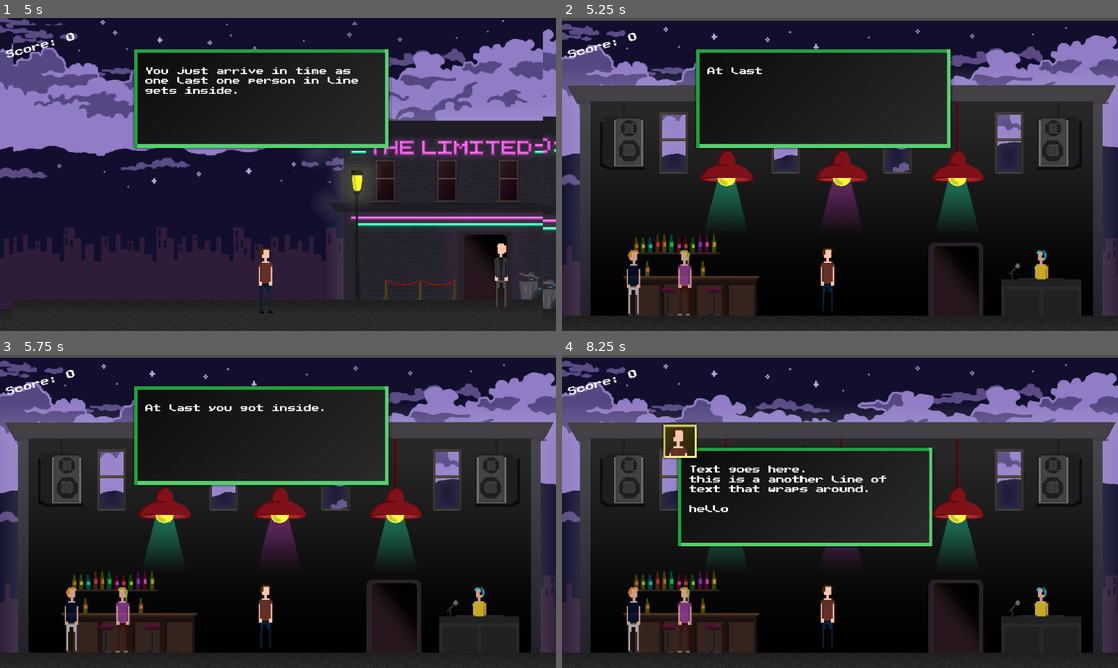
Above: before the commit, frames 1-4 (two rows, left to right).
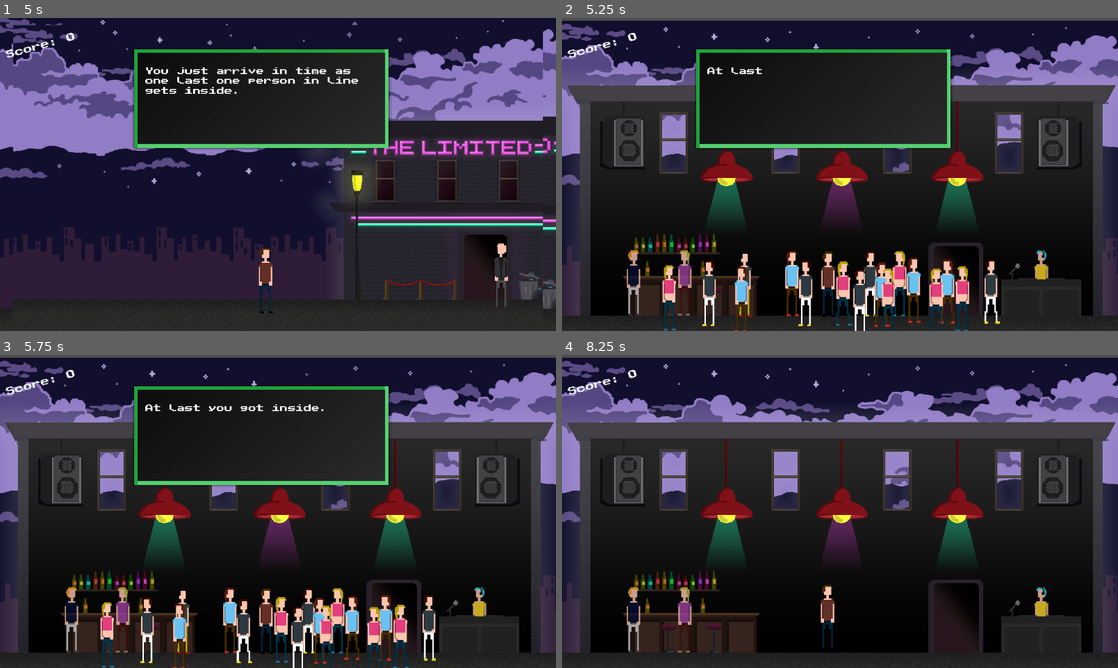
Above: after the commit, the same moments.

Repository: LudumSJB/The-Limited
Game: Godot game, scene res://scenes/MainMenu.tscn
Same seed, same stepped clock (60 frames per second), same inputs: the game is played once before the commit and once after it.
Inputs:
- Up to frame 1 (5 s): click "Play" at 0.5 s; tap Enter (ui_accept) at 1.25, 1.52, 2, 2.27, 2.75, 3.5, 3.77, 4.52 s; hold D (right) 1.28-2.78 s; tap Space (action_button) at 1.35, 2.85, 4.35 s; tap N (next_level) at 2.1, 3.6 s; hold A (left) 2.78-3.53 s; hold D (right) from 3.53 s (still down)
- Up to frame 2 (5.25 s): tap Enter (ui_accept) at 5 s; release D (right) at 5.03 s; hold A (left) from 5.03 s (still down); tap N (next_level) at 5.1 s
- Up to frame 3 (5.75 s): keep holding A (left); tap Enter (ui_accept) at 5.27 s
- Up to frame 4 (8.25 s): release A (left) at 5.78 s; hold D (right) 5.78-6.53 s; tap Space (action_button) at 5.85, 7.35 s; hold A (left) 6.53-8.03 s; tap N (next_level) at 6.6, 8.1 s; tap Enter (ui_accept) at 6.77, 7.25, 7.52 s; hold D (right) from 8.03 s (still down)

Frame 1 is identical in both runs. In frame 2, 5.4% of the frame differs, in the area x 18-79%, y 73-100%; in frame 3, 5.4%; in frame 4, 6.5%, in the area x 18-67%, y 22-62%.
Error in both runs: Attempt to call function 'get_as_text' in base 'null instance' on a null instance. (res://scripts/dialog_system.gd:96)

Commit message:
added dancers

Diff:
--- /dev/null
+++ b/anims/bartender_anim.tres
@@ -0,0 +1,27 @@
+[gd_resource type="SpriteFrames" load_steps=4 format=3 uid="uid://eadb8pay2qnx"]
+
+[ext_resource type="Texture2D" uid="uid://cd761hdodo3jw" path="res://assets/images/barman_1.png" id="1_4a13m"]
+[ext_resource type="Texture2D" uid="uid://c7iaxl4j7kwm5" path="res://assets/images/barman_2.png" id="2_q0pa3"]
+[ext_resource type="Texture2D" uid="uid://c2sweu4ag0ynq" path="res://assets/images/barman_3.png" id="3_cokml"]
+
+[resource]
+animations = [{
+"frames": [{
+"duration": 1.0,
+"texture": ExtResource("1_4a13m")
+}],
+"loop": true,
+"name": &"default",
+"speed": 5.0
+}, {
+"frames": [{
+"duration": 1.0,
+"texture": ExtResource("2_q0pa3")
+}, {
+"duration": 1.0,
+"texture": ExtResource("3_cokml")
+}],
+"loop": true,
+"name": &"throw",
+"speed": 5.0
+}]
--- /dev/null
+++ b/anims/dancer_animations.tres
@@ -0,0 +1,92 @@
+[gd_resource type="SpriteFrames" load_steps=13 format=3 uid="uid://b2wnbmmxmwmt5"]
+
+[ext_resource type="Texture2D" uid="uid://djf84h03cgupx" path="res://assets/images/dancer1_1.png" id="1_nmq88"]
+[ext_resource type="Texture2D" uid="uid://bp3u4jxnd832c" path="res://assets/images/dancer1_2.png" id="2_w4qbp"]
+[ext_resource type="Texture2D" uid="uid://dcc5hf01kltm4" path="res://assets/images/dancer1_3.png" id="3_4r6bv"]
+[ext_resource type="Texture2D" uid="uid://cf3fvoiffp7tw" path="res://assets/images/dancer1_4.png" id="4_dg46j"]
+[ext_resource type="Texture2D" uid="uid://b70vljwukkj3r" path="res://assets/images/dancer2_1.png" id="5_oaqgq"]
+[ext_resource type="Texture2D" uid="uid://hu2jjsolx0l" path="res://assets/images/dancer2_2.png" id="6_al0w5"]
+[ext_resource type="Texture2D" uid="uid://btmafm0gwggru" path="res://assets/images/dancer2_3.png" id="7_bvv20"]
+[ext_resource type="Texture2D" uid="uid://ccvwvgkcjjy2w" path="res://assets/images/dancer2_4.png" id="8_x0kce"]
+[ext_resource type="Texture2D" uid="uid://byph0tlt2ofua" path="res://assets/images/dancer3_1.png" id="9_m5tn5"]
+[ext_resource type="Texture2D" uid="uid://bhh5w8e4o2xsh" path="res://assets/images/dancer3_2.png" id="10_ui6os"]
+[ext_resource type="Texture2D" uid="uid://ocdr2twopii2" path="res://assets/images/dancer3_3.png" id="11_5dyyb"]
+[ext_resource type="Texture2D" uid="uid://cf2uketrjhf1p" path="res://assets/images/dancer3_4.png" id="12_iewlv"]
+
+[resource]
+animations = [{
+"frames": [{
+"duration": 1.0,
+"texture": ExtResource("1_nmq88")
+}, {
+"duration": 1.0,
+"texture": ExtResource("2_w4qbp")
+}, {
+"duration": 1.0,
+"texture": ExtResource("3_4r6bv")
+}, {
+"duration": 1.0,
+"texture": ExtResource("4_dg46j")
+}],
+"loop": true,
+"name": &"dance1",
+"speed": 5.0
+}, {
+"frames": [{
+"duration": 1.0,
+"texture": ExtResource("5_oaqgq")
+}, {
+"duration": 1.0,
+"texture": ExtResource("6_al0w5")
+}, {
+"duration": 1.0,
+"texture": ExtResource("7_bvv20")
+}, {
+"duration": 1.0,
+"texture": ExtResource("8_x0kce")
+}],
+"loop": true,
+"name": &"dance2",
+"speed": 5.0
+}, {
+"frames": [{
+"duration": 1.0,
+"texture": ExtResource("9_m5tn5")
+}, {
+"duration": 1.0,
+"texture": ExtResource("10_ui6os")
+}, {
+"duration": 1.0,
+"texture": ExtResource("11_5dyyb")
+}, {
+"duration": 1.0,
+"texture": ExtResource("12_iewlv")
+}],
+"loop": true,
+"name": &"dance3",
+"speed": 5.0
+}, {
+"frames": [{
+"duration": 1.0,
+"texture": ExtResource("1_nmq88")
+}],
+"loop": true,
+"name": &"idle",
+"speed": 5.0
+}, {
+"frames": [{
+"duration": 1.0,
+"texture": ExtResource("5_oaqgq")
+}],
+"loop": true,
+"name": &"idle2",
+"speed": 5.0
+}, {
+"frames": [{
+"duration": 1.0,
+"texture": ExtResource("9_m5tn5")
+}],
+"loop": true,
+"name": &"idle3",
+"speed": 5.0
+}]
--- /dev/null
+++ b/scenes/bartender.tscn
@@ -0,0 +1,6 @@
+[gd_scene load_steps=2 format=3 uid="uid://qoy2xxj38f17"]
+
+[ext_resource type="SpriteFrames" uid="uid://eadb8pay2qnx" path="res://anims/bartender_anim.tres" id="1_3omo3"]
+
+[node name="bartender" type="AnimatedSprite2D"]
+sprite_frames = ExtResource("1_3omo3")
--- /dev/null
+++ b/scenes/dancer_1.tscn
@@ -0,0 +1,7 @@
+[gd_scene load_steps=2 format=3 uid="uid://d1p7qrfx4wwiw"]
+
+[ext_resource type="SpriteFrames" uid="uid://b2wnbmmxmwmt5" path="res://anims/dancer_animations.tres" id="1_3pkp7"]
+
+[node name="dancer1" type="AnimatedSprite2D"]
+sprite_frames = ExtResource("1_3pkp7")
+animation = &"idle3"
--- a/scenes/dialog_system.tscn
+++ b/scenes/dialog_system.tscn
@@ -20,6 +20,7 @@
 position = Vector2(809, 230)
 
 [node name="Sprite2D" type="Sprite2D" parent="."]
+visible = false
 position = Vector2(506.5, 294.318)
 texture = ExtResource("2_urcba")
 metadata/_edit_group_ = true
--- a/scenes/level4.tscn
+++ b/scenes/level4.tscn
@@ -9,6 +9,8 @@
 [ext_resource type="AudioStream" uid="uid://wjrks27kv2mn" path="res://assets/sounds/music_placeholder3.wav" id="6_me5ut"]
 [ext_resource type="Texture2D" uid="uid://c81thoo78506x" path="res://assets/images/face_05.png" id="7_35eev"]
 [ext_resource type="PackedScene" uid="uid://brghk84aof61l" path="res://scenes/actionArea.tscn" id="7_pkq5q"]
+[ext_resource type="PackedScene" uid="uid://d1p7qrfx4wwiw" path="res://scenes/dancer_1.tscn" id="10_nbl1a"]
+[ext_resource type="PackedScene" uid="uid://qoy2xxj38f17" path="res://scenes/bartender.tscn" id="13_yv6qk"]
 
 [sub_resource type="RectangleShape2D" id="RectangleShape2D_fno7i"]
 size = Vector2(1179, 43)
@@ -22,9 +24,25 @@
 [node name="Sprite2D" type="Sprite2D" parent="."]
 position = Vector2(578, 338)
 texture = ExtResource("1_xiwl2")
+metadata/_edit_lock_ = true
+
+[node name="bartender" parent="." instance=ExtResource("13_yv6qk")]
+position = Vector2(383, 546)
+
+[node name="stander2" parent="." instance=ExtResource("10_nbl1a")]
+position = Vector2(480, 544)
+animation = &"idle2"
+
+[node name="stander7" parent="." instance=ExtResource("10_nbl1a")]
+position = Vector2(698, 545)
+flip_h = true
+
+[node name="stander8" parent="." instance=ExtResource("10_nbl1a")]
+position = Vector2(637, 545)
+animation = &"idle"
 
 [node name="player" parent="." instance=ExtResource("3_10s1h")]
-position = Vector2(551, 538)
+position = Vector2(552, 546)
 
 [node name="dialogSystem" parent="." instance=ExtResource("4_ym8v5")]
 dialogsPath = "res://dialogs/club_act1.json"
@@ -36,7 +54,7 @@
 metadata/_edit_group_ = true
 
 [node name="CollisionShape2D" type="CollisionShape2D" parent="StaticBody2D"]
-position = Vector2(578, 629)
+position = Vector2(580, 637)
 shape = SubResource("RectangleShape2D_fno7i")
 
 [node name="CollisionShape2D2" type="CollisionShape2D" parent="StaticBody2D"]
@@ -65,6 +83,75 @@
 monitoring = false
 label_text = "dance"
 
+[node name="dancer2" parent="." instance=ExtResource("10_nbl1a")]
+position = Vector2(726, 558)
+animation = &"dance2"
+autoplay = "dance2"
+
+[node name="stander3" parent="." instance=ExtResource("10_nbl1a")]
+position = Vector2(229, 573)
+
+[node name="dancer3" parent="." instance=ExtResource("10_nbl1a")]
+position = Vector2(792, 559)
+animation = &"dance2"
+autoplay = "dance2"
+frame = 1
+flip_h = true
+
+[node name="dancer6" parent="." instance=ExtResource("10_nbl1a")]
+position = Vector2(506, 564)
+animation = &"dance1"
+autoplay = "dance1"
+frame = 2
+
+[node name="stander5" parent="." instance=ExtResource("10_nbl1a")]
+position = Vector2(376, 576)
+animation = &"idle2"
+flip_h = true
+
+[node name="dancer4" parent="." instance=ExtResource("10_nbl1a")]
+position = Vector2(661, 565)
+animation = &"dance2"
+autoplay = "dance2"
+frame = 1
+
+[node name="dancer7" parent="." instance=ExtResource("10_nbl1a")]
+position = Vector2(584, 563)
+animation = &"dance3"
+autoplay = "dance3"
+frame = 3
+flip_h = true
+
+[node name="dancer5" parent="." instance=ExtResource("10_nbl1a")]
+position = Vector2(881, 559)
+animation = &"dance1"
+autoplay = "dance1"
+frame = 1
+
+[node name="stander4" parent="." instance=ExtResource("10_nbl1a")]
+position = Vector2(616, 582)
+animation = &"idle"
+
+[node name="stander" parent="." instance=ExtResource("10_nbl1a")]
+position = Vector2(312, 564)
+animation = &"idle"
+flip_h = true
+
+[node name="stander6" parent="." instance=ExtResource("10_nbl1a")]
+position = Vector2(675, 580)
+flip_h = true
+
+[node name="dancer8" parent="." instance=ExtResource("10_nbl1a")]
+position = Vector2(825, 575)
+animation = &"dance3"
+autoplay = "dance3"
+flip_h = true
+
+[node name="dancer9" parent="." instance=ExtResource("10_nbl1a")]
+position = Vector2(769, 580)
+animation = &"dance3"
+autoplay = "dance3"
+
 [connection signal="NextActStarted" from="dialogSystem" to="." method="_on_dialog_system_next_act_started"]
 [connection signal="OnActionInitated" from="Area2D__talk_to_person" to="." method="_on_area_2d__talk_to_person_on_talk_initated"]
 [connection signal="OnActionInitated" from="Area2D__talk_to_person2" to="." method="_on_area_2d__talk_to_person_2_on_talk_initated"]
Not shown: 1 places in scenes/level4.tscn that only renumber resources
